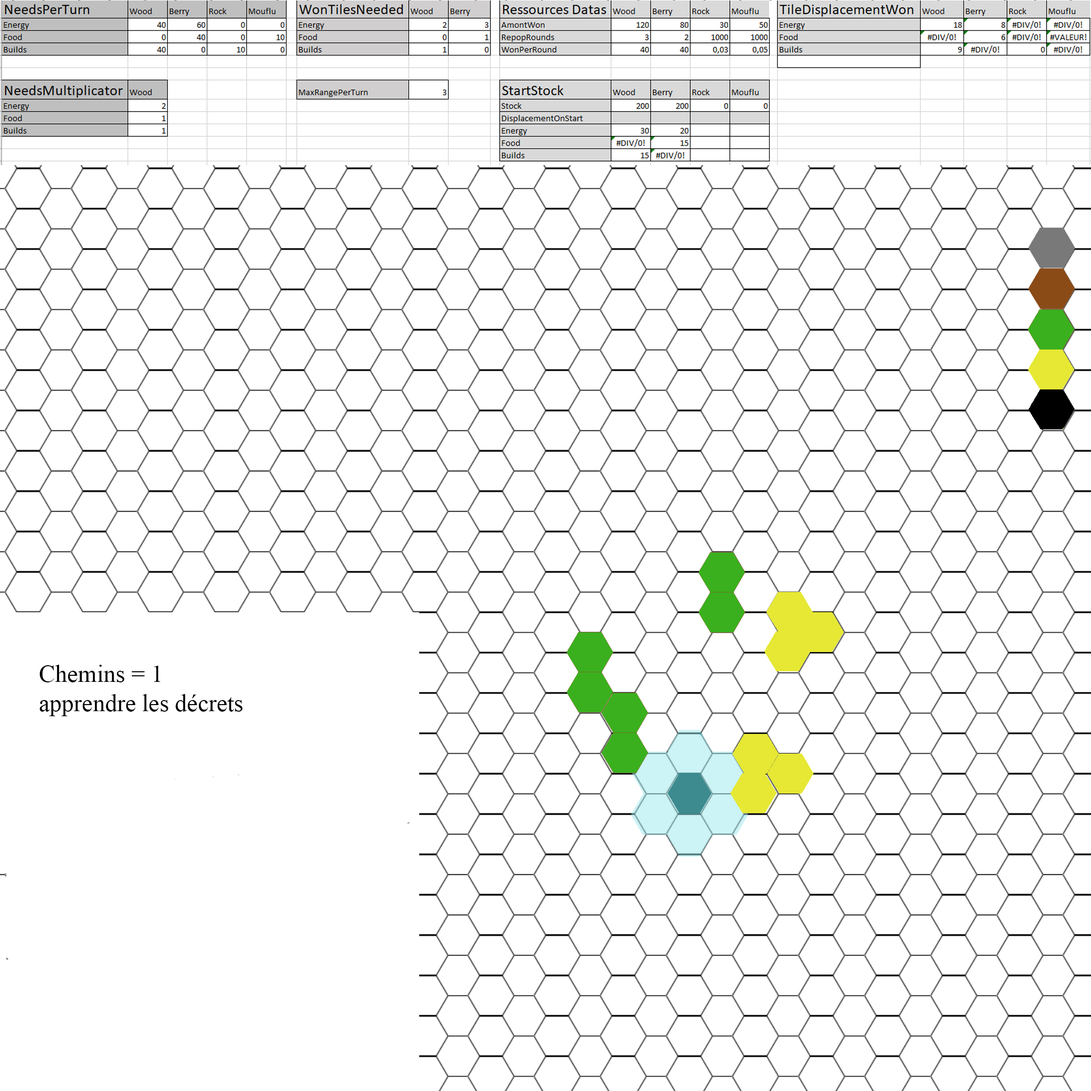
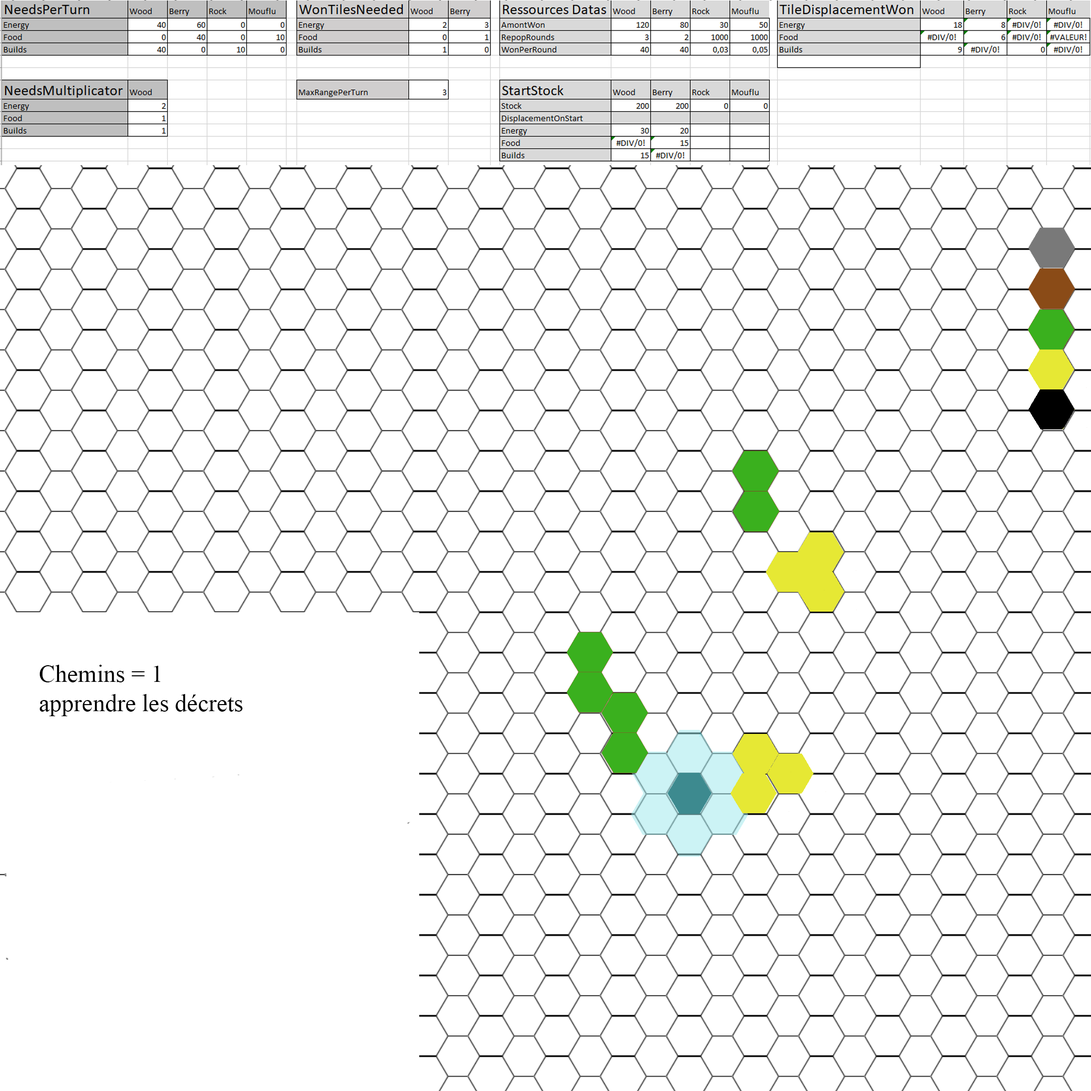
Layers edited between the first and the second 1091×1091 image:
added layer "corn copie 6" in group "Items" over 766, 552, 826, 593
removed layer "corn copie" from group "Items" over 766, 592, 826, 633
added layer "corn copie 8" in group "Items" over 797, 532, 858, 573
added layer "corn copie 7" in group "Items" over 798, 572, 858, 612
removed layer "corn copie 2" from group "Items" over 764, 631, 824, 672
removed layer "corn copie 3" from group "Items" over 797, 612, 858, 653
added layer "wood copie 6" in group "Items" over 733, 491, 781, 533
added layer "wood copie 7" in group "Items" over 732, 450, 780, 492
removed layer "wood copie 2" from group "Items" over 698, 592, 746, 634
removed layer "wood copie 3" from group "Items" over 698, 552, 746, 594
